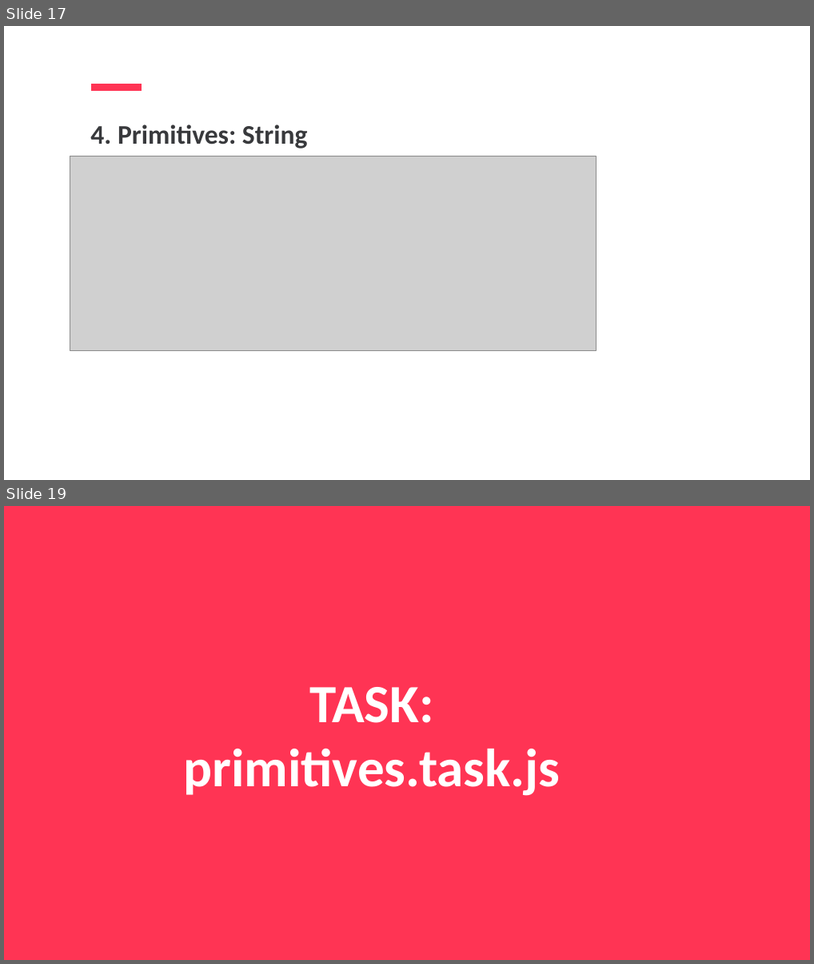
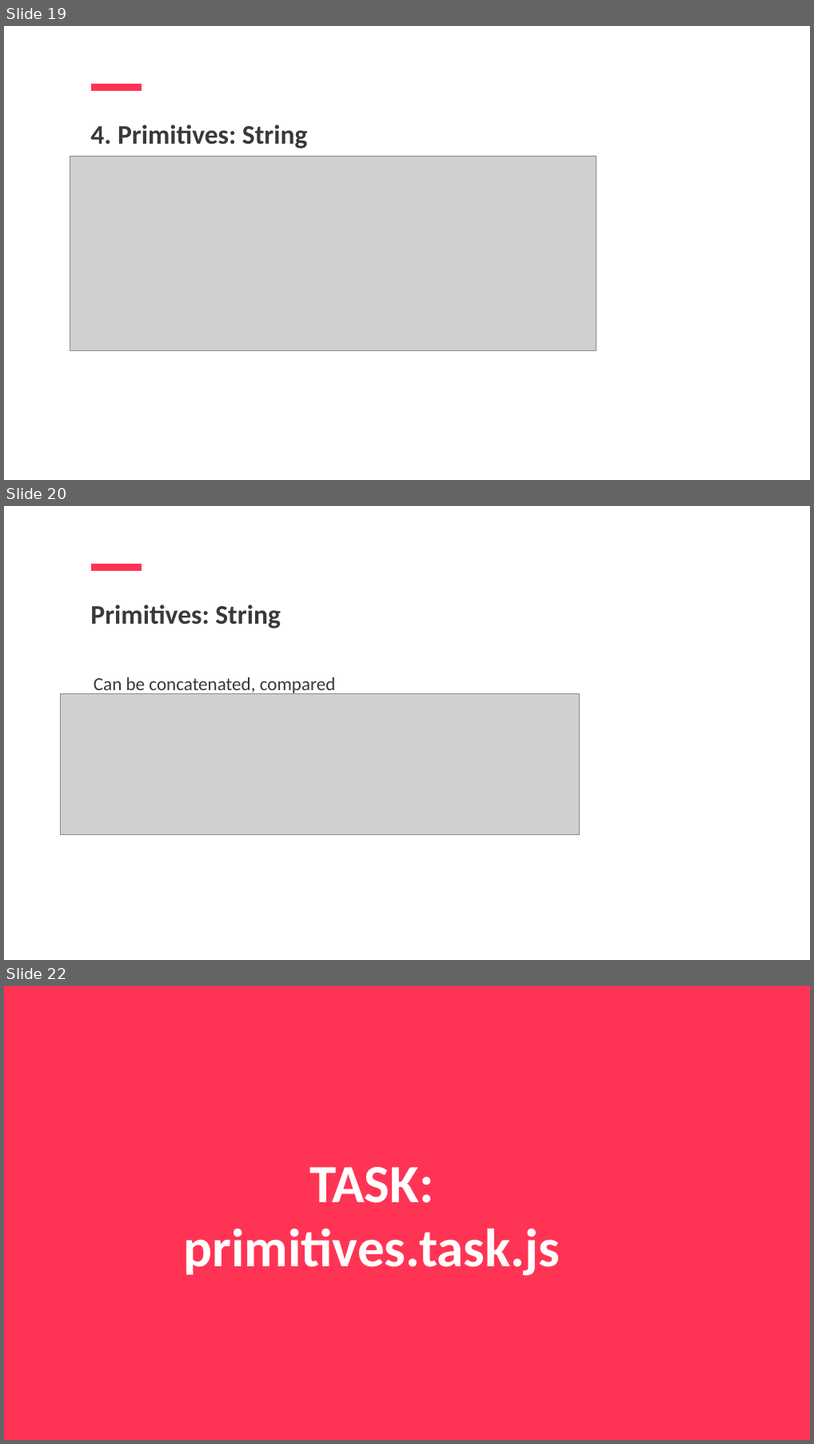
Before and after one commit to jpotapova/js-lecture-1, a slide deck: JS1-Jelizaveta-Potapova.pptx. Shown one above the other, each under a label of ours: slides 17 and 19 before the commit, slides 19, 20 and 22 after it; the slides between them are not shown. The pictures are 814x964 and 814x1444 pixels, drawn with LibreOffice and Linux fonts; fonts in the diff are those of the drawing; grey boxes stand for pictures. Boxes give left, top, right and bottom in pixels: in the first picture for what was removed or moved away, otherwise in the second. Text is boxed around its words. In the diff, an @@ line names an element or a change of style, - is before the commit and + after.

```diff
--- a/JS1-Jelizaveta-Potapova.pptx
+++ b/JS1-Jelizaveta-Potapova.pptx
@@ slide 20 added at (4,506,810,960), background #FFFFFF @@
@@ line added from (91, 567) to (142, 567), #FF3454 16 pt @@
@@ text added at (90,604,281,628), 64 pt, text #38393C, bold @@
+Primitives: String
@@ picture added at (60,693,580,834) @@
@@ text added at (94,677,336,696), 44 pt, text #38393C @@
+Can be concatenated, compared
@@ what was slide 17 is now slide 19 @@
@@ what was slide 19 is now slide 22 @@
```
Also in this commit, not shown: 28 slides changed, 6 other slides added, 3 other files.
